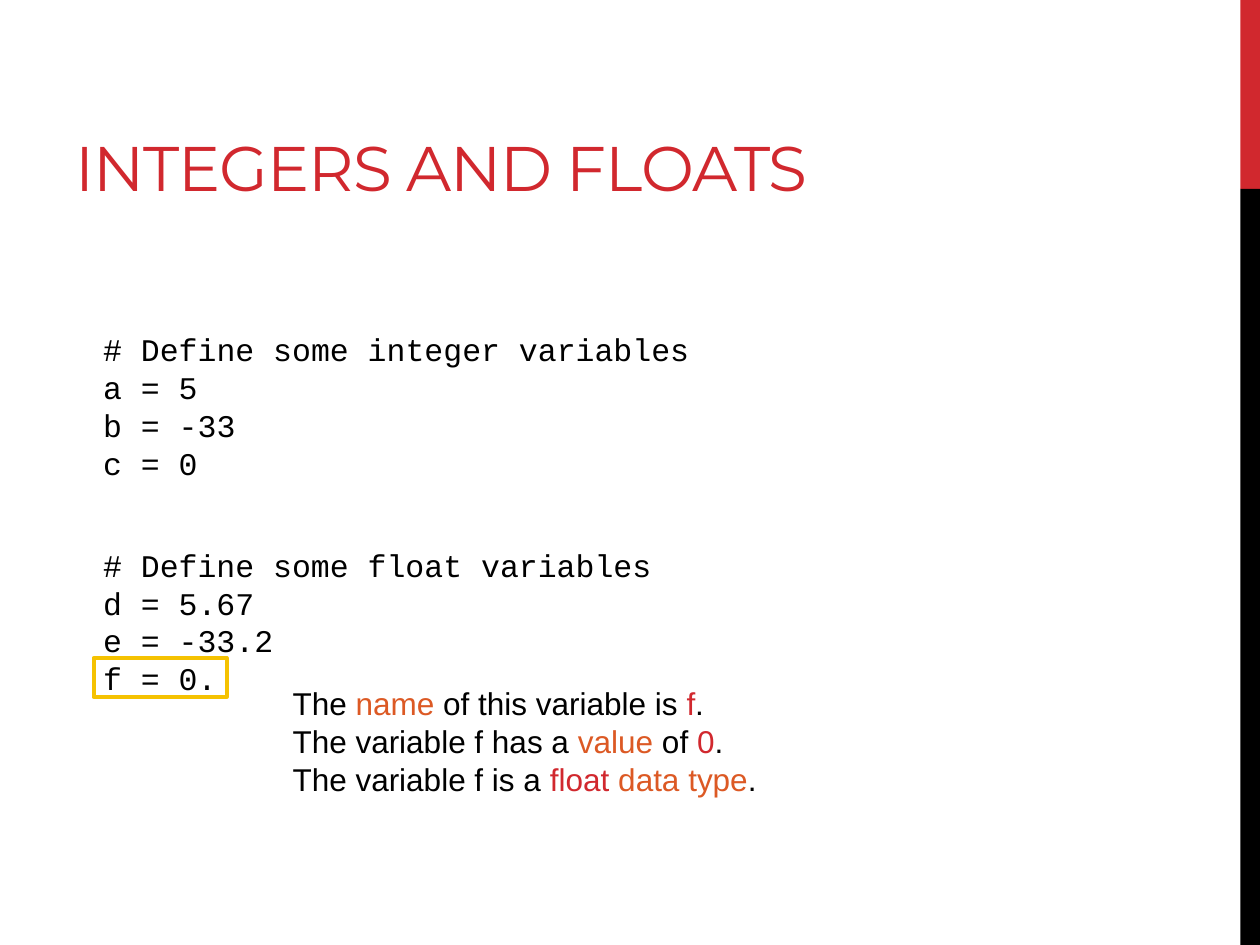
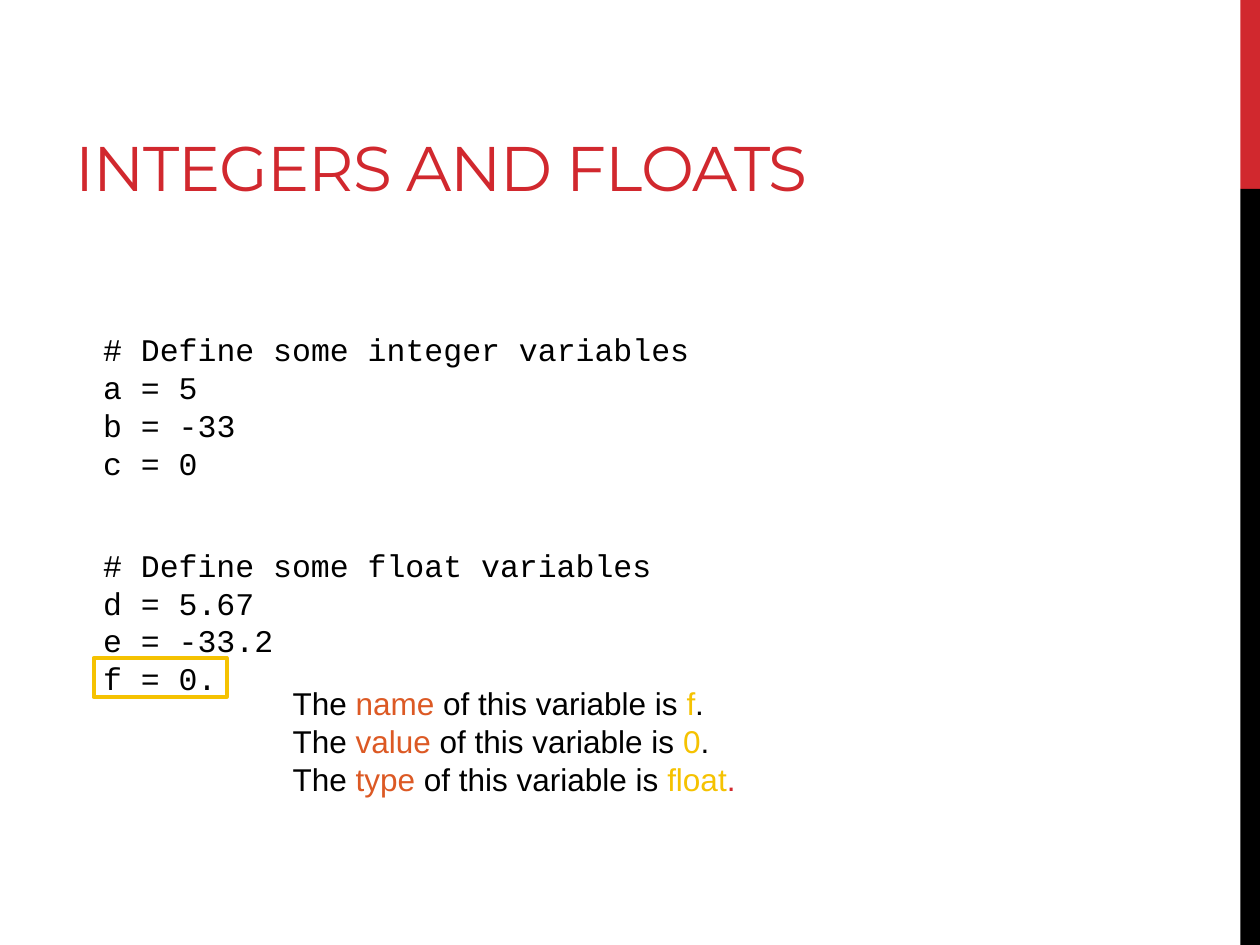
Before and after one commit to BjornFJohansson/ccbb_bigdata2015_python, a slide deck: slide 30 of slides/slides_day1.pptx. Drawn at 1260x945 pixels with LibreOffice and Linux fonts; fonts in the diff are those of the drawing. Boxes give left, top, right and bottom in pixels: in the first picture for what was removed or moved away, otherwise in the second. Text is boxed around its words. In the diff, an @@ line names an element or a change of style, - is before the commit and + after.

```diff
--- a/slides/slides_day1.pptx
+++ b/slides/slides_day1.pptx
@@ text at bbox=[293, 692, 704, 716]: text colour #D1282E to #F5C201 in "f." @@
@@ text at bbox=[293, 730, 735, 797]: text changed @@
-The variable f has a value of 0.
-The variable f is a float data type.
+The value of this variable is 0.
+The type of this variable is float.
```
Also in this commit, not shown: 6 other slides changed, 4 slides added, 1 slide removed, 1 other file.
